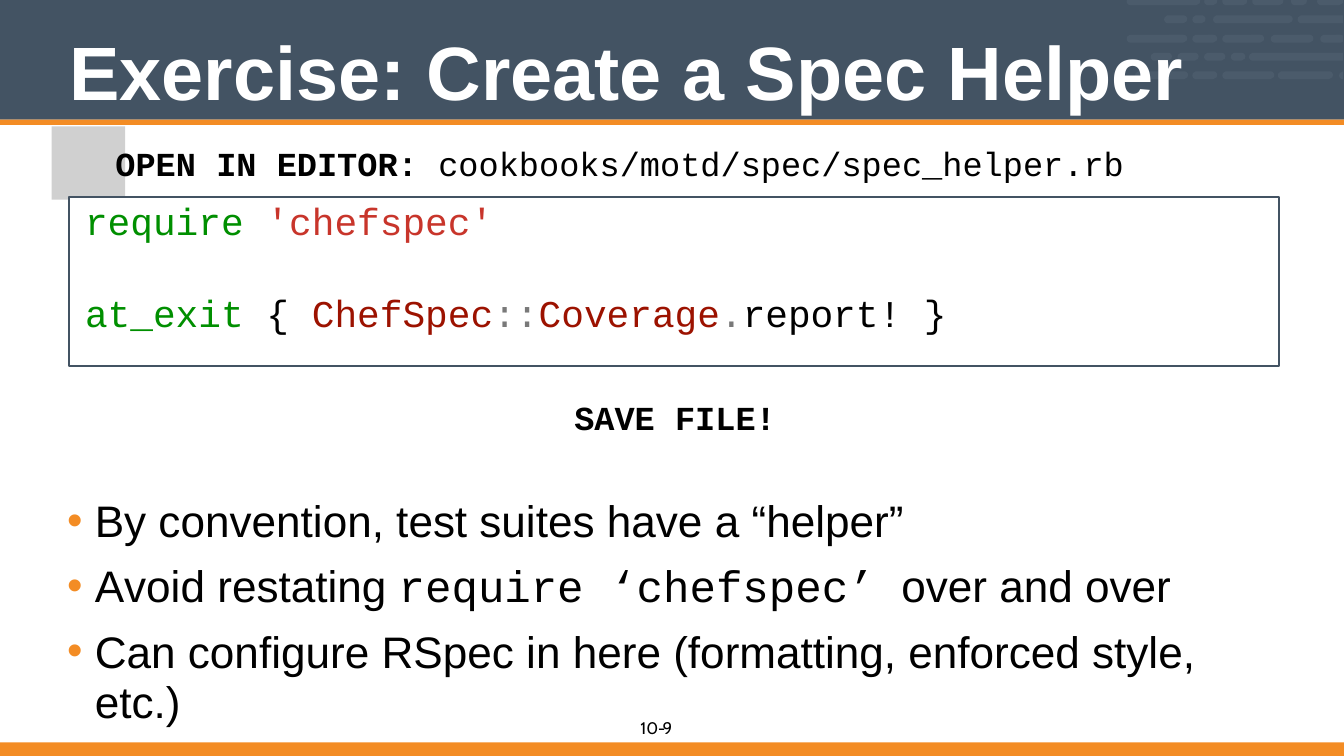
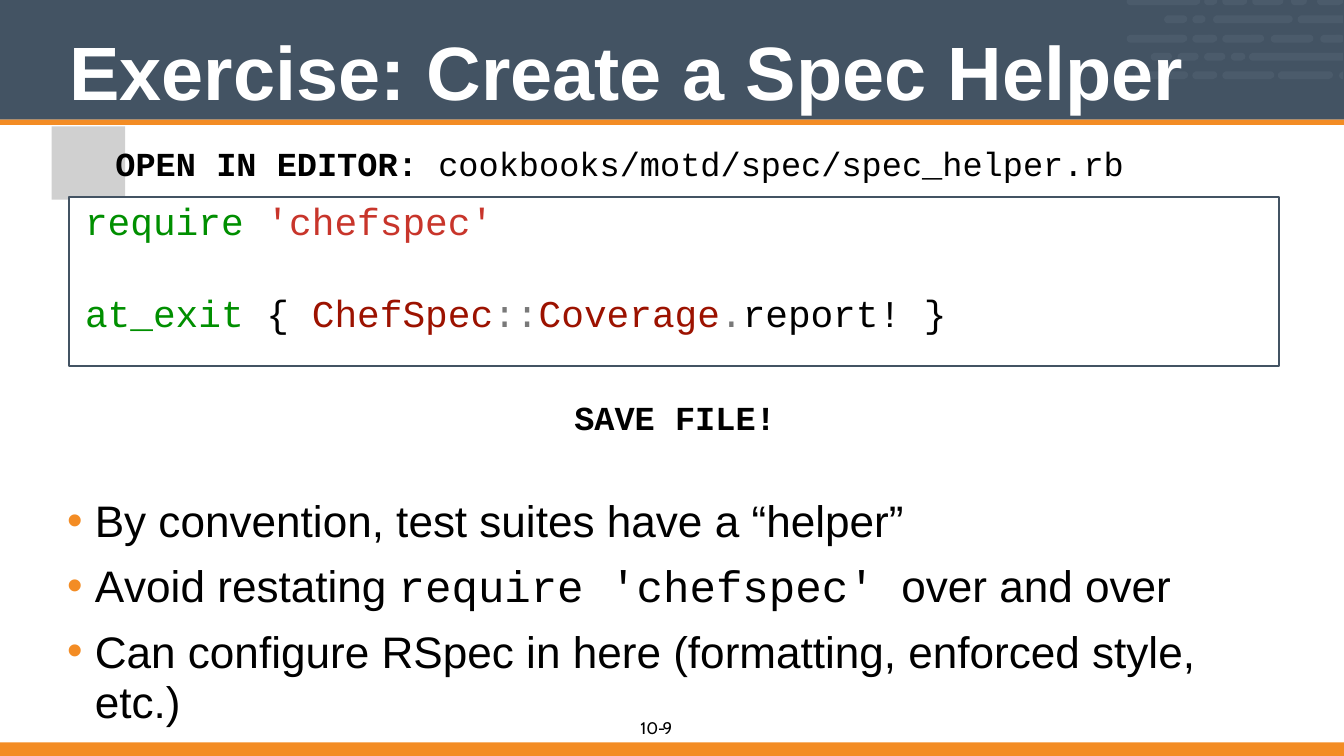
Before and after one commit to vinyar/chef-intermediate, a slide deck: slide 9 of Modules/10-introduction_to_chefspec.pptx. Drawn at 1344x756 pixels with LibreOffice and Linux fonts; fonts in the diff are those of the drawing; grey boxes stand for pictures. Boxes give left, top, right and bottom in pixels: in the first picture for what was removed or moved away, otherwise in the second. Text is boxed around its words. In the diff, an @@ line names an element or a change of style, - is before the commit and + after.

```diff
--- a/Modules/10-introduction_to_chefspec.pptx
+++ b/Modules/10-introduction_to_chefspec.pptx
@@ text at [95,570,1171,611]: text changed @@
-• Avoid restating require ‘chefspec’ over and over
+• Avoid restating require 'chefspec' over and over
```
Also in this commit, not shown: 8 other slides changed.
